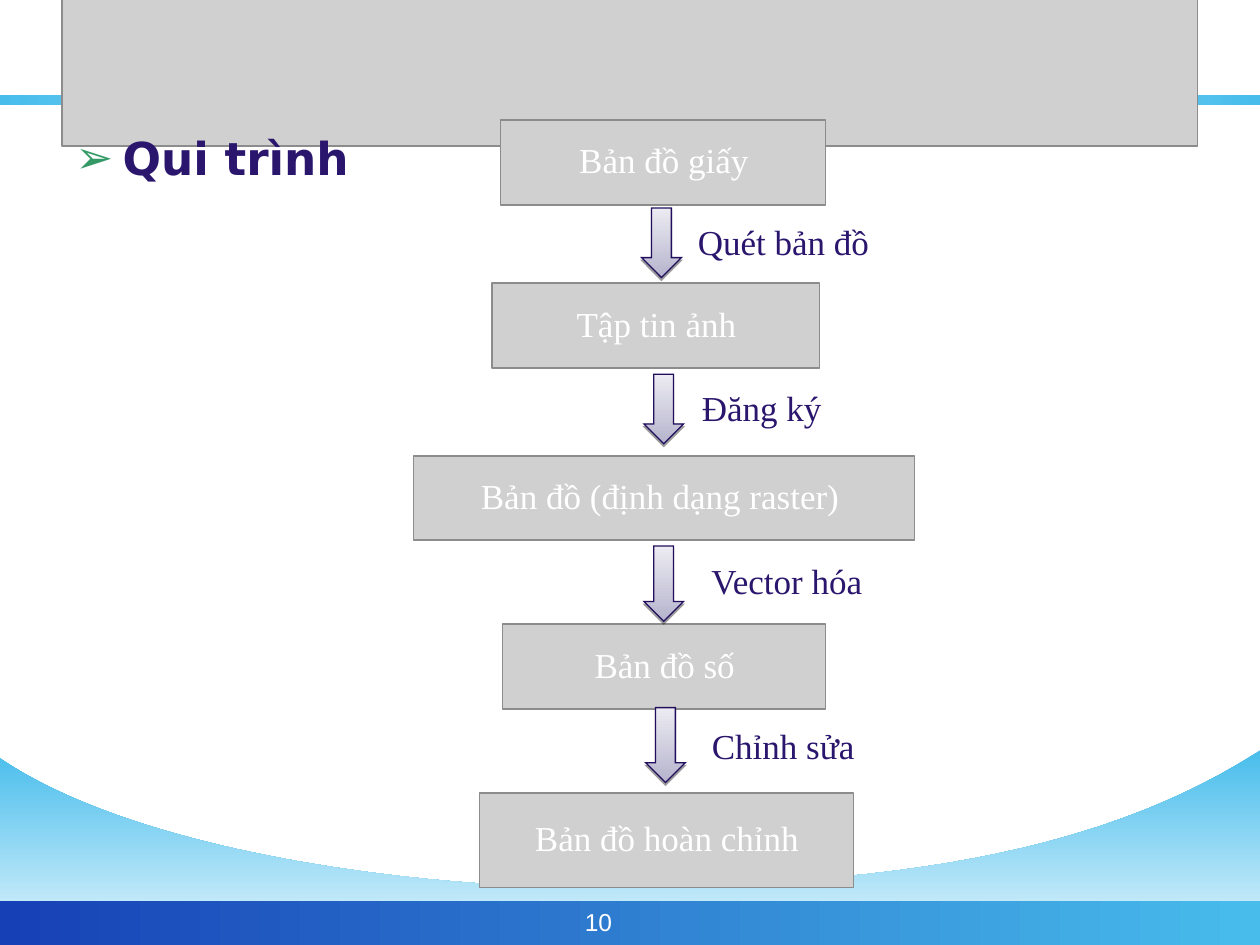
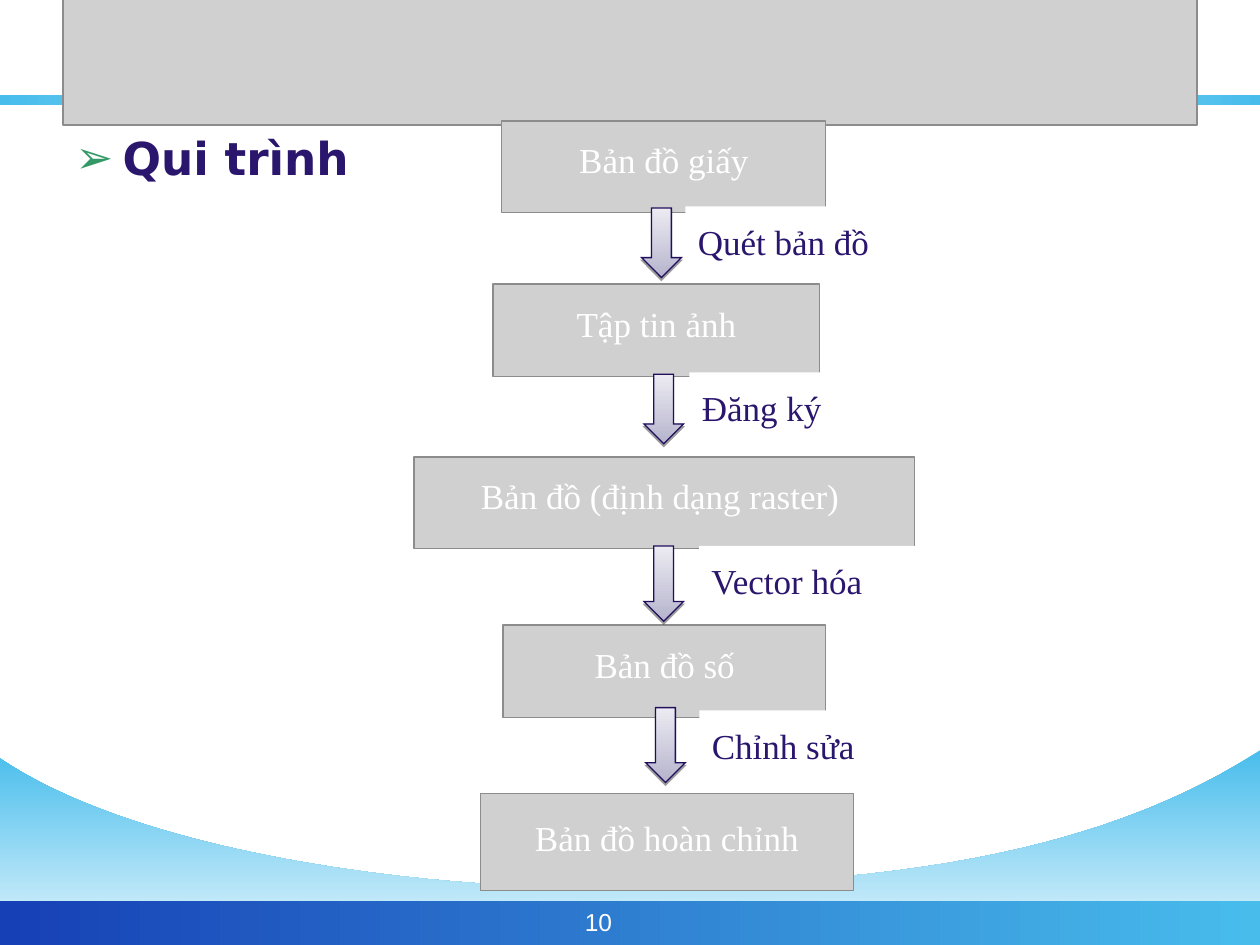
Before and after one commit to phamngsinh/cantho-webgis, a slide deck: slide 10 of Document/Bao Cao/BaoCaoLuanVan3.ppt. Drawn at 1260x945 pixels with LibreOffice and Linux fonts; fonts in the diff are those of the drawing; grey boxes stand for pictures; background and template pictures are left out. Boxes give left, top, right and bottom in pixels: in the first picture for what was removed or moved away, otherwise in the second. Text is boxed around its words. In the diff, an @@ line names an element or a change of style, - is before the commit and + after.

```diff
--- a/Document/Bao Cao/BaoCaoLuanVan3.ppt
+++ b/Document/Bao Cao/BaoCaoLuanVan3.ppt
@@ picture: place and size @@
-picture at <box>62,0,1197,146</box>
+picture at <box>63,0,1197,126</box>
@@ picture: place and size @@
-picture at <box>500,120,825,204</box>
+picture at <box>501,121,825,213</box>
@@ picture: place and size @@
-picture at <box>493,284,820,368</box>
+picture at <box>493,284,819,375</box>
@@ picture: place and size @@
-picture at <box>413,456,915,541</box>
+picture at <box>415,457,915,549</box>
@@ picture: place and size @@
-picture at <box>503,624,827,708</box>
+picture at <box>503,625,825,717</box>
@@ picture: place and size @@
-picture at <box>480,793,853,887</box>
+picture at <box>480,794,853,891</box>
```
Also in this commit, not shown: 28 other slides changed, 1 slide removed.
